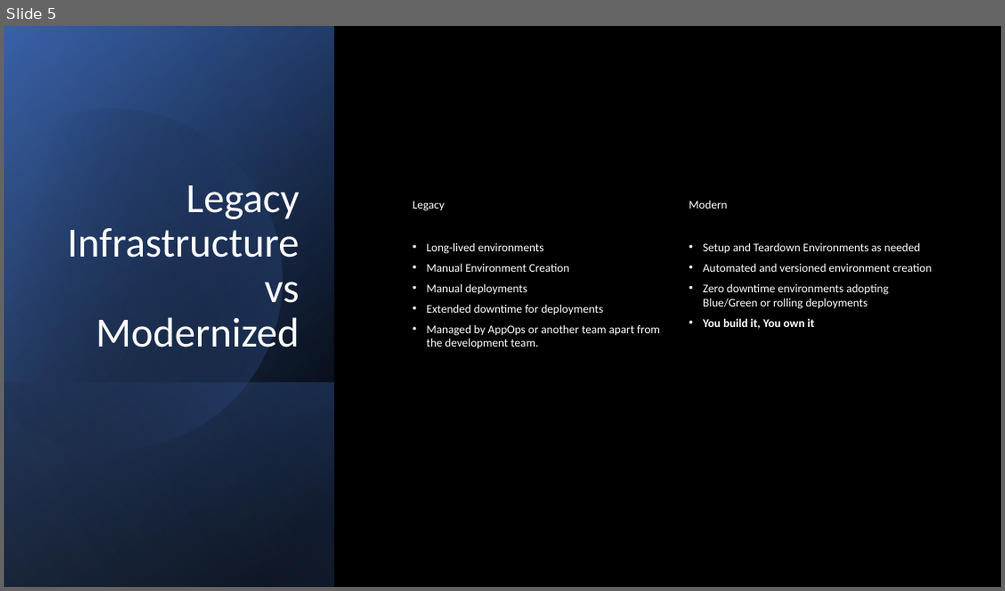
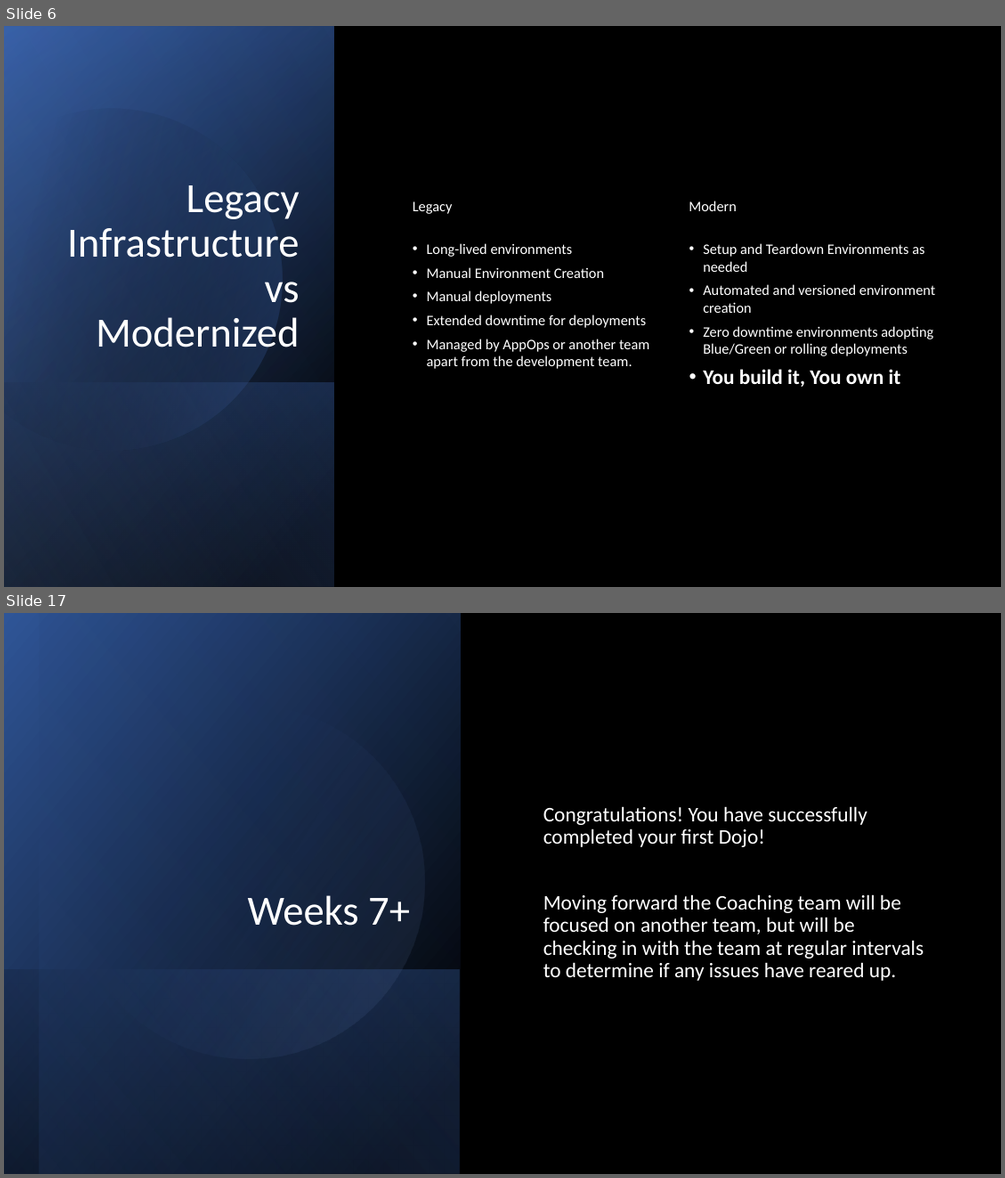
Before and after one commit to bigfrank123/liatrio-exercise, a slide deck: Artifacts/Liatrio.pptx. Shown one above the other, each under a label of ours: slide 5 before the commit, slides 6 and 17 after it; the slides between them are not shown. The pictures are 1005x591 and 1005x1178 pixels, drawn with LibreOffice and Linux fonts; fonts in the diff are those of the drawing. Boxes give left, top, right and bottom in pixels: in the first picture for what was removed or moved away, otherwise in the second. Text is boxed around its words. In the diff, an @@ line names an element or a change of style, - is before the commit and + after.

```diff
--- a/Artifacts/Liatrio.pptx
+++ b/Artifacts/Liatrio.pptx
@@ slide 17 added at [4,613,1001,1174], background #000000 @@
@@ rectangle added at [4,613,461,1174], fill gradient #000000 to #2F5597 @@
@@ rectangle added at [40,613,461,1174], fill gradient #000000 to #4472C4 @@
@@ ellipse added at [40,674,456,1090], fill gradient #4472C4 to #8FAADC @@
@@ text added at [543,806,923,981], 20 pt, text #FFFFFF @@
+Congratulations! You have successfully completed your first Dojo!
+Moving forward the Coaching team will be focused on another team, but will be checking in with the team at regular intervals to determine if any issues have reared up.
@@ title added at [248,895,410,925], 40 pt, text #FFFFFF @@
+Weeks 7+
@@ rectangle added at [4,969,460,1174], fill gradient #4472C4 to #000000 @@
@@ what was slide 5 is now slide 6 @@
@@ slide 6 changed as well @@
@@ size 11.3 to 14 pt in 3 elements at [413,201,453,214], [427,243,649,369], [688,200,736,211] @@
@@ text "Setup and Teardown Environments as ..." at [703,243,935,386]: size 11.3 to 14 pt in "Setup and Teardown Environments as needed", "Automated and versioned environment creation", "Zero downtime environments adopting Blue/Green or rolling ..."; size 11.3 to 20 pt in "You build it, You own it" @@
```
Also in this commit, not shown: 12 other slides added, 1 slide removed.
